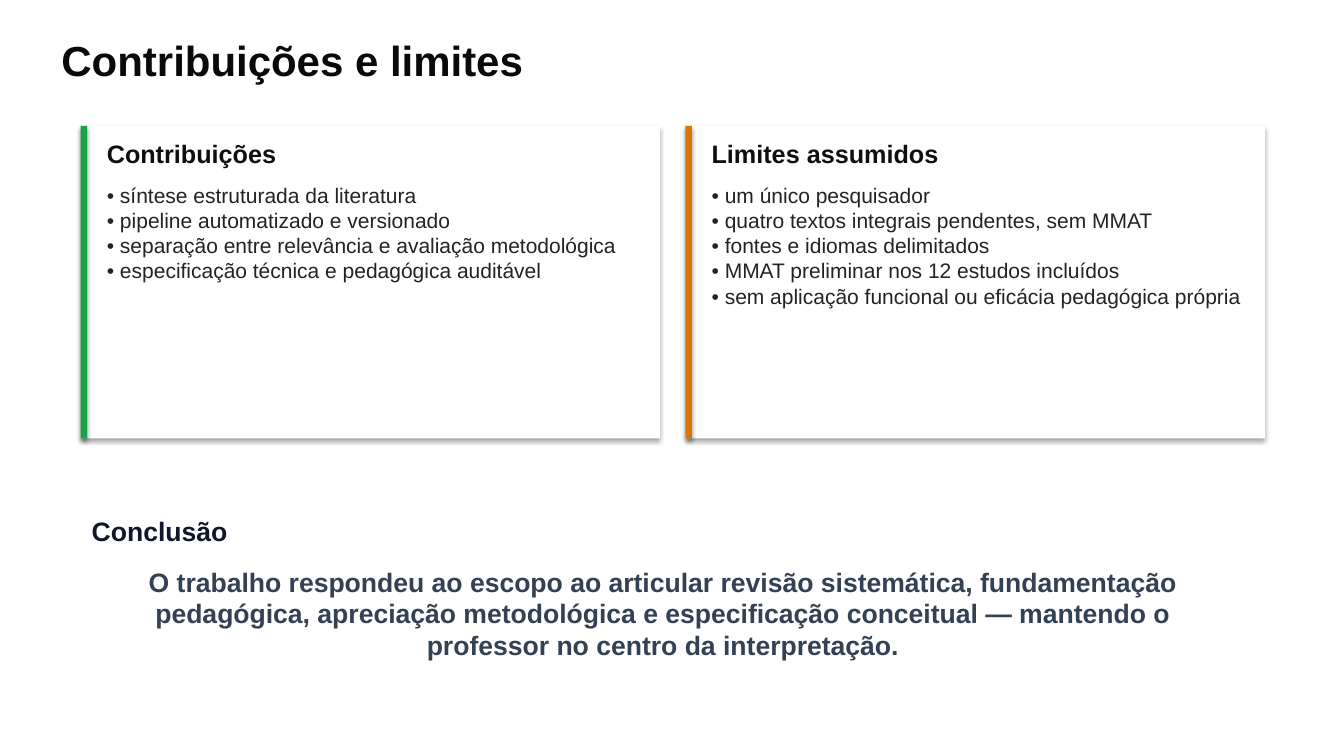
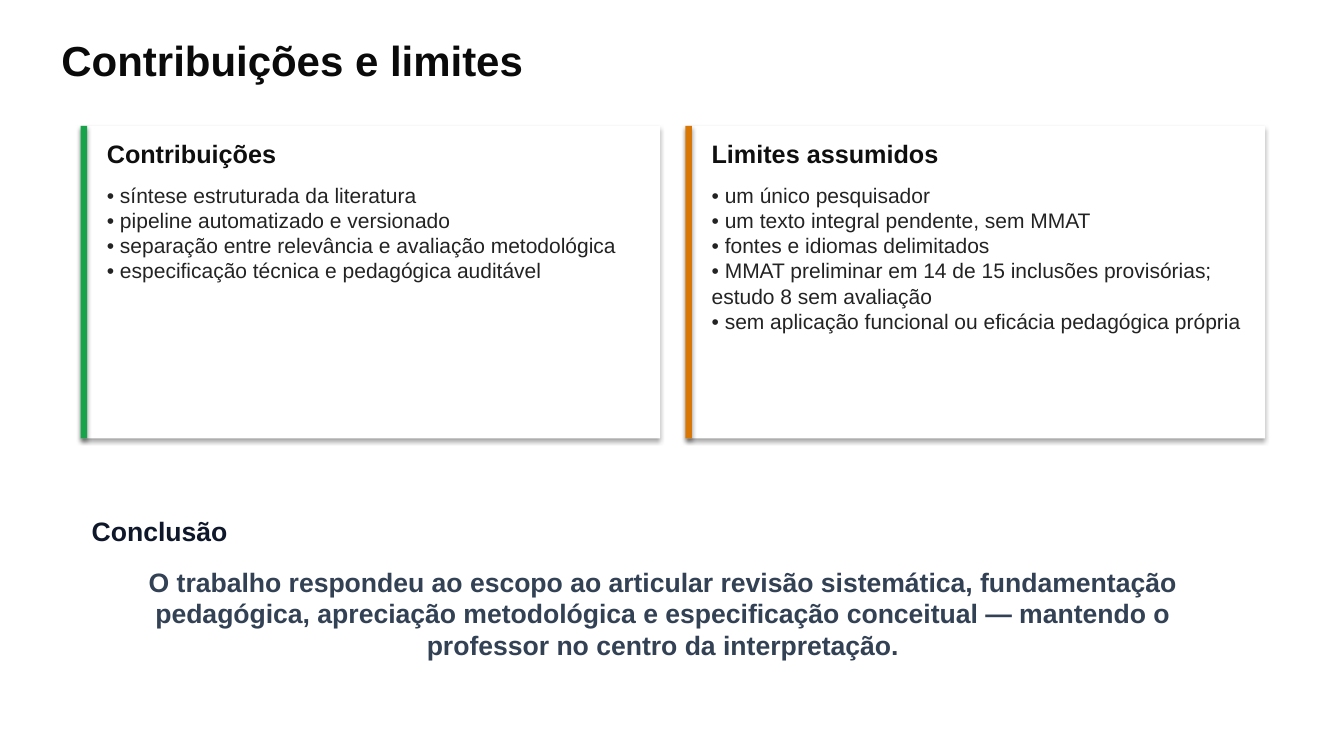
Before and after one commit to thalesfb/ccw, a slide deck: slide 18 of results/tcc/presentation/ensino_personalizado_de_matematica_tcc.pptx. Drawn at 1344x756 pixels with LibreOffice and Linux fonts; fonts in the diff are those of the drawing. Boxes give left, top, right and bottom in pixels: in the first picture for what was removed or moved away, otherwise in the second. Text is boxed around its words. In the diff, an @@ line names an element or a change of style, - is before the commit and + after.

Commit message:
:books: docs(tcc): sync defense deck and public pages
Publish the reviewed MMAT state across the canonical deck, editable export, navigation, and reader-facing pages while preserving the distinction between the TCC and the earlier PTC presentation.

```diff
--- a/results/tcc/presentation/ensino_personalizado_de_matematica_tcc.pptx
+++ b/results/tcc/presentation/ensino_personalizado_de_matematica_tcc.pptx
@@ text at (x1=712, y1=187, x2=1240, y2=333): text changed @@
-• um único pesquisador
-• quatro textos integrais pendentes, sem MMAT
-• fontes e idiomas delimitados
-• MMAT preliminar nos 12 estudos incluídos
-• sem aplicação funcional ou eficácia pedagógica própria
+• um único pesquisador
+• um texto integral pendente, sem MMAT
+• fontes e idiomas delimitados
+• MMAT preliminar em 14 de 15 inclusões provisórias; estudo 8 sem avaliação
+• sem aplicação funcional ou eficácia pedagógica própria
```
Also in this commit, not shown: 5 other slides changed, 13 other files.
